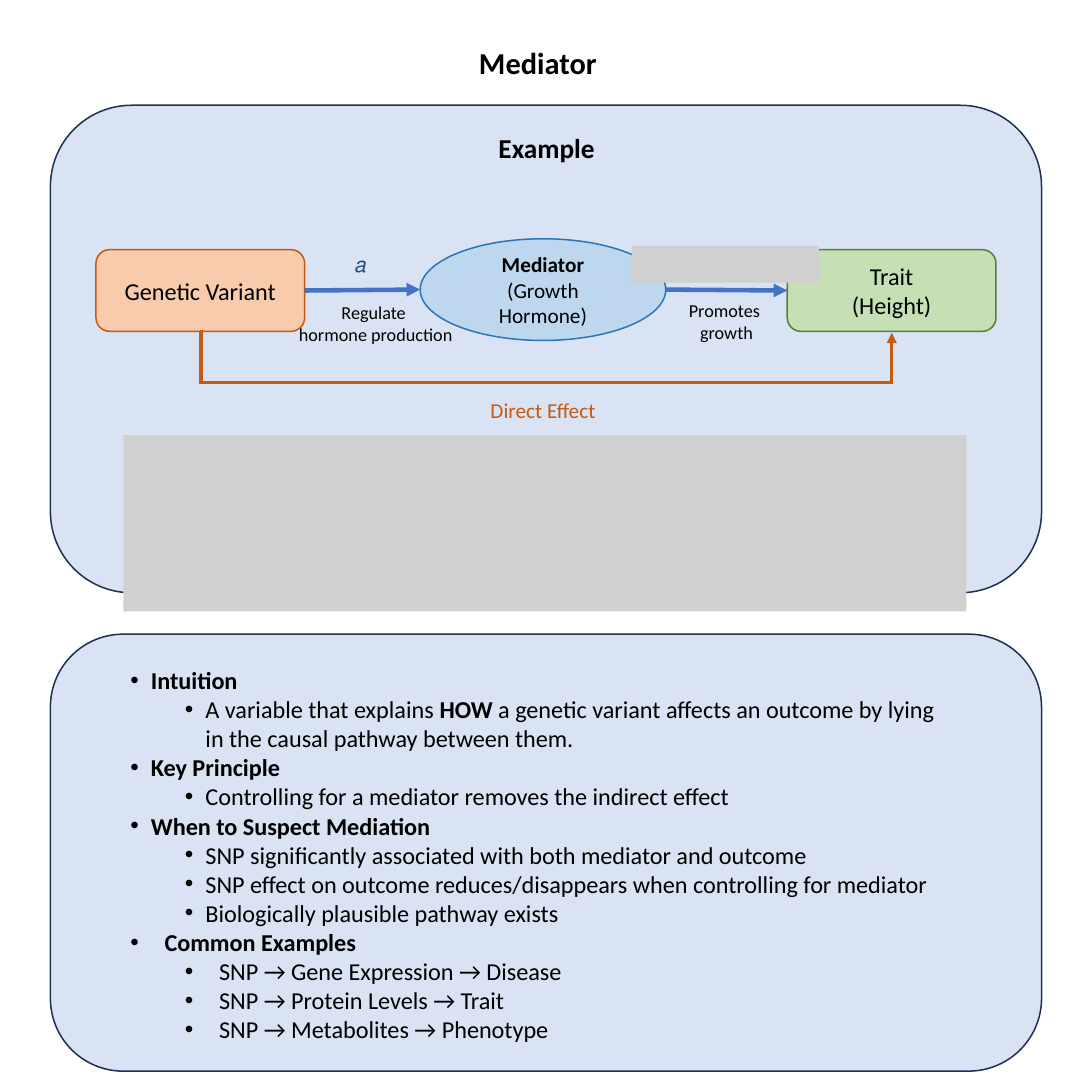
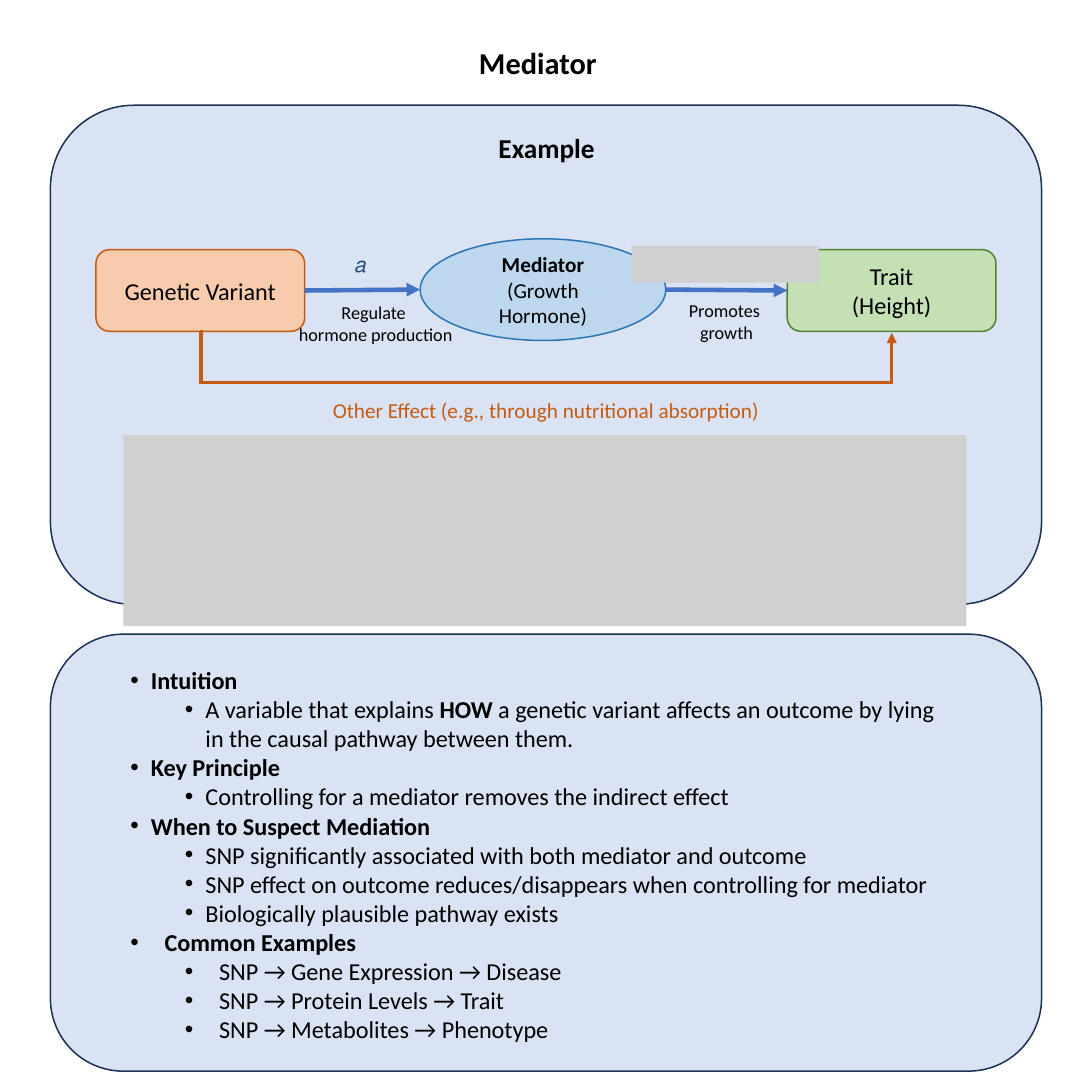
Before and after one commit to StatFunGen/statgen-prerequisites, a slide deck: slide 16 of graphical_summary/slides.pptx. Drawn at 1092x1092 pixels with LibreOffice and Linux fonts; fonts in the diff are those of the drawing; grey boxes stand for pictures. Boxes give left, top, right and bottom in pixels: in the first picture for what was removed or moved away, otherwise in the second. Text is boxed around its words. In the diff, an @@ line names an element or a change of style, - is before the commit and + after.

```diff
--- a/graphical_summary/slides.pptx
+++ b/graphical_summary/slides.pptx
@@ rounded rectangle: place and size @@
-rounded rectangle at (50, 105, 1042, 592)
+rounded rectangle at (50, 105, 1042, 604)
@@ text at (333, 402, 759, 422): text changed @@
-Direct Effect
+Other Effect (e.g., through nutritional absorption)
@@ picture: place and size @@
-picture at (123, 435, 966, 612)
+picture at (123, 435, 966, 626)
```
Also in this commit, not shown: 2 other slides changed, 12 other files.
